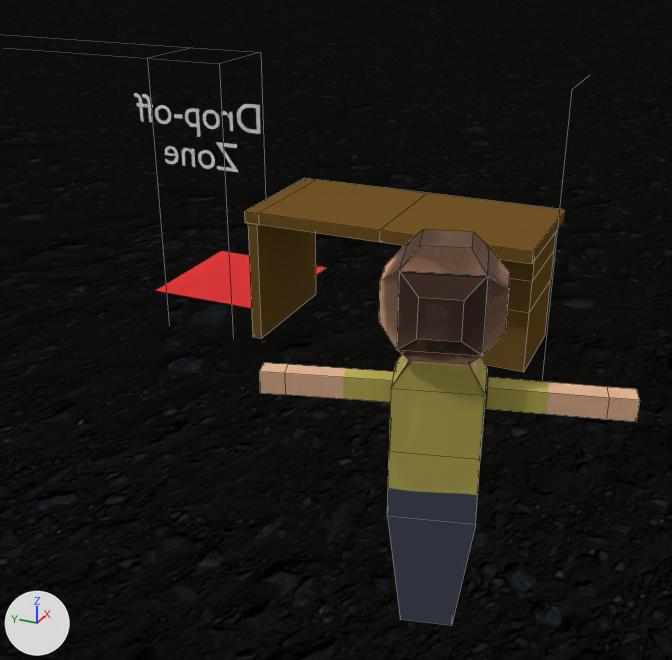
A saved change to the Blender file src/assets/source/desk.blend.
Both versions are drawn from a 50 mm camera at (-5.49, -1.98, 2.69) aimed at (-1.79, -0.31, 0.84). The axes (+X, +Y, +Z) are drawn at lower left. The lights are the same throughout. Mesh edges are drawn as thin lines.

Names of what the first picture shows: 'Cube', 'Ground', 'Hedge???', 'desk'.
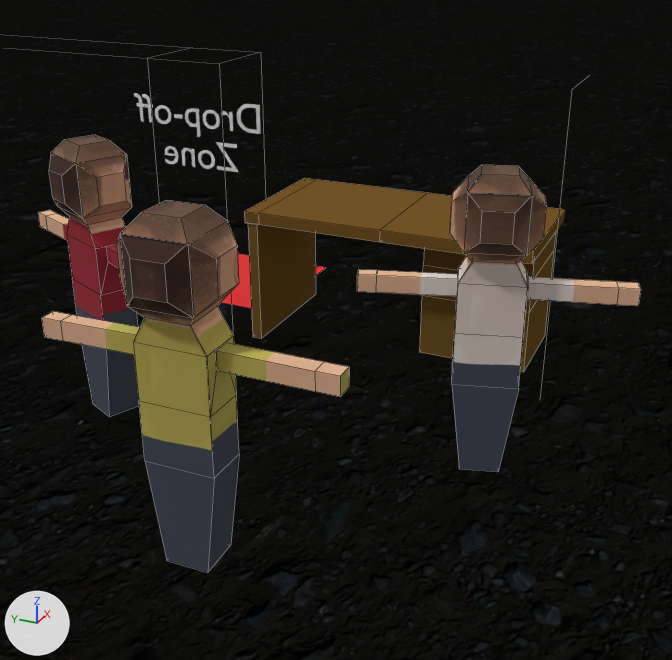
The edits, one by one:
Picture 'hatmantexture.png' (img_hatmantexture_png) is new.
Picture 'dogboy.png.001' (img_dogboy_png_001) is new.
Material 'skin.002' (mat_skin_002) is new.
Its texture is img_hatmantexture_png.
Its roughness is 1.0.
Material 'skin.001' (mat_skin_001) is new.
Its texture is img_dogboy_png_001.
Its roughness is 1.0.
Mesh me_cube_004 is new.
It has 84 vertices, 77 faces, 1 loose edge and spans x -2.25..0.46, y -0.46..8.91, z -10.51..0.39.
It uses material mat_skin_002 (picture img_hatmantexture_png).
Mesh me_cube_003 is new.
It has 84 vertices, 77 faces, 1 loose edge and spans x -2.25..0.46, y -0.46..8.91, z -10.51..0.39.
It uses material mat_skin_001 (picture img_dogboy_png_001).
Object 'Cube' (ob_cube) moves from (-2.212, -1.653, 1.575) to (-2.458, -0.643, 1.575).
Object 'Cube' (ob_cube) turns from (0, 0, 15) to (0, 0, 1.1) degrees about x, y and z.
Object 'Cube.002' (ob_cube_002) is new; it shows me_cube_004.
Its location is (-1.023, -1.503, 1.52).
Its rotation in degrees is (0, 0, 16).
Its scale is (0.144, 0.144, 0.144).
Object 'Cube.001' (ob_cube_001) is new; it shows me_cube_003.
Its location is (-1.758, 0.565, 1.52).
Its rotation in degrees is (0, 0, -25).
Its scale is (0.144, 0.144, 0.144).

Where the change shows, as pixel boxes [x1, y1, x2, y2] in the pictures (672 x 660 px):
'Cube', moved, turned: before [260, 229, 639, 625]; after [42, 200, 349, 572]
'Cube.002', added: after [357, 165, 641, 472]
'Cube.001', added: after [38, 135, 139, 416]
